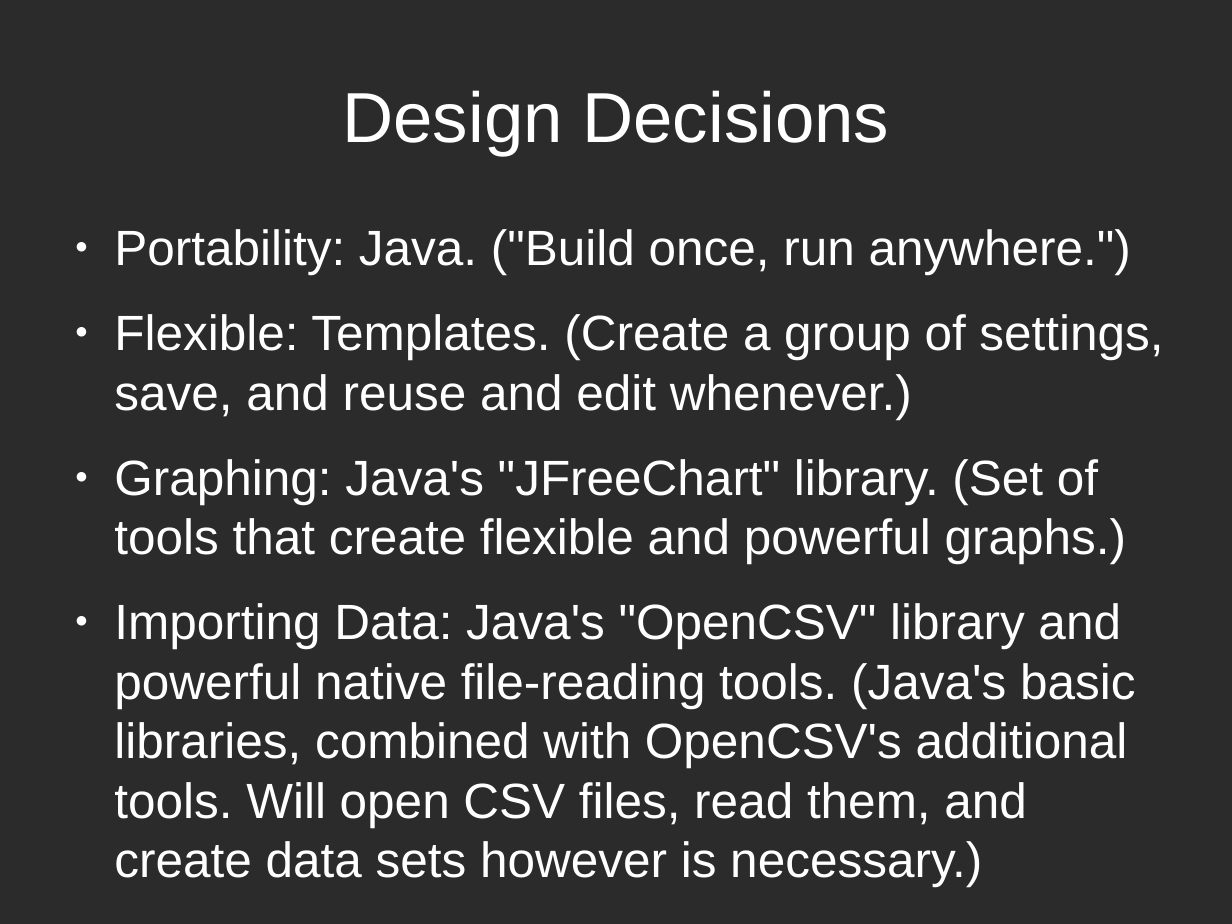
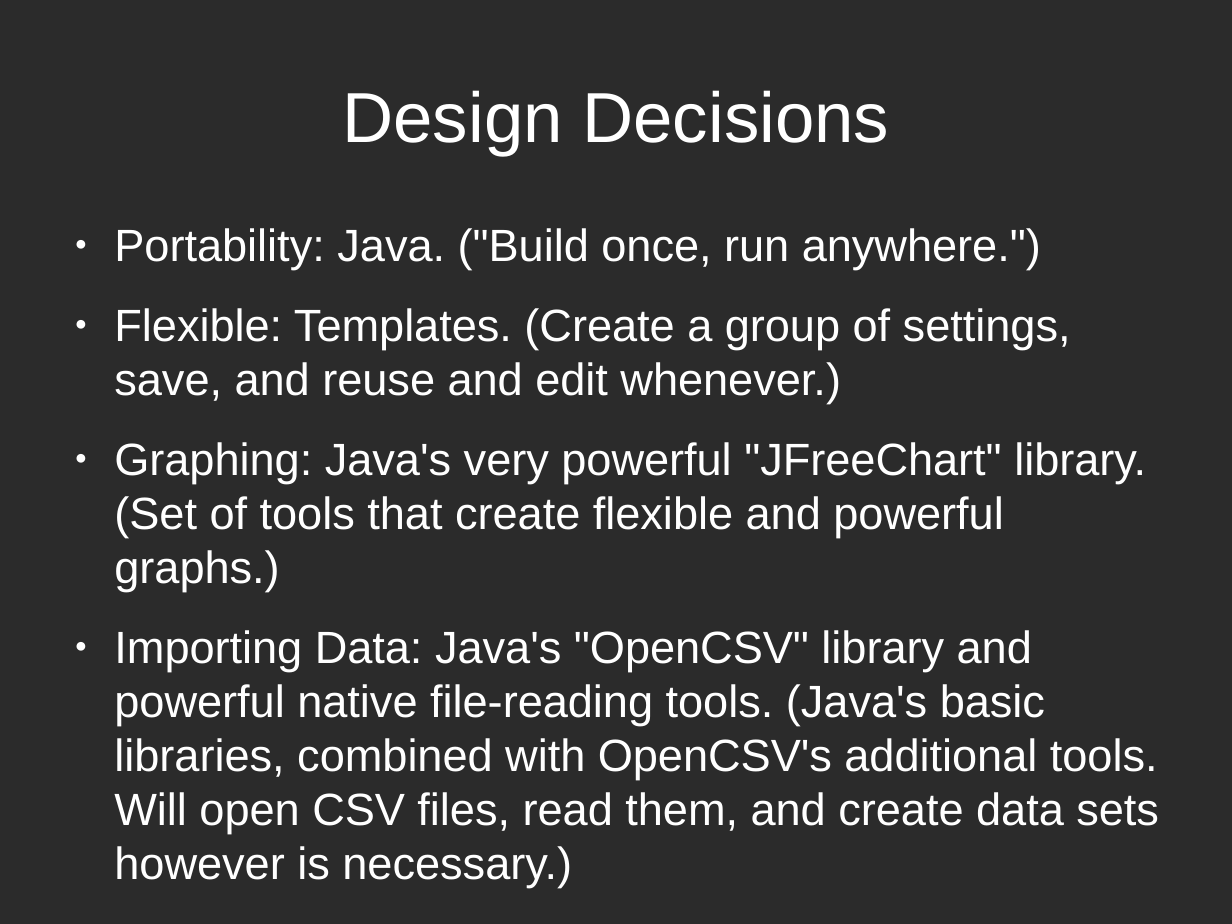
Before and after one commit to plasmavisgroup/PlasmaGraph, a slide deck: slide 11 of specs/Presentaciones/Presentacion de Mitad/Mid-Project Presentation.odp (slide 5 before the commit). Drawn at 1232x924 pixels with LibreOffice and Linux fonts; fonts in the diff are those of the drawing; background and template pictures are left out; a plain dark background stands for a picture behind light text. Boxes give left, top, right and bottom in pixels: in the first picture for what was removed or moved away, otherwise in the second. Text is boxed around its words. In the diff, an @@ line names an element or a change of style, - is before the commit and + after.

```diff
--- a/specs/Presentaciones/Presentacion de Mitad/Mid-Project Presentation.odp
+++ b/specs/Presentaciones/Presentacion de Mitad/Mid-Project Presentation.odp
@@ text at (x1=114, y1=228, x2=1159, y2=888): size 31.9 to 29.1 pt in "Portability: Java. ("Build once, run anywhere.")", "Flexible: Templates. (Create a group of settings, ...", "Importing Data: Java's "OpenCSV" library and powerful ..." @@
@@ text at (x1=114, y1=442, x2=1146, y2=591): text changed; size 31.9 to 29.1 pt @@
-● Graphing: Java's "JFreeChart" library. (Set of tools that create flexible and powerful graphs.)
+● Graphing: Java's very powerful "JFreeChart" library. (Set of tools that create flexible and powerful graphs.)
```
Also in this commit, not shown: 5 other slides changed, 5 slides added, 26 other files.
